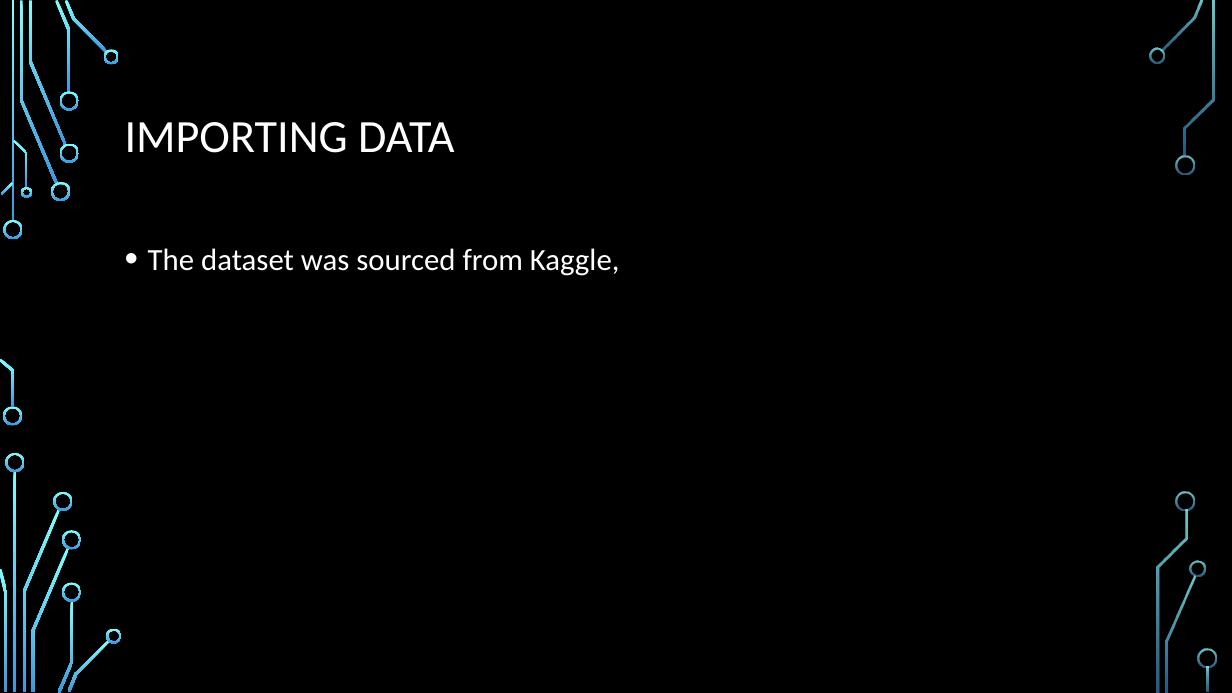
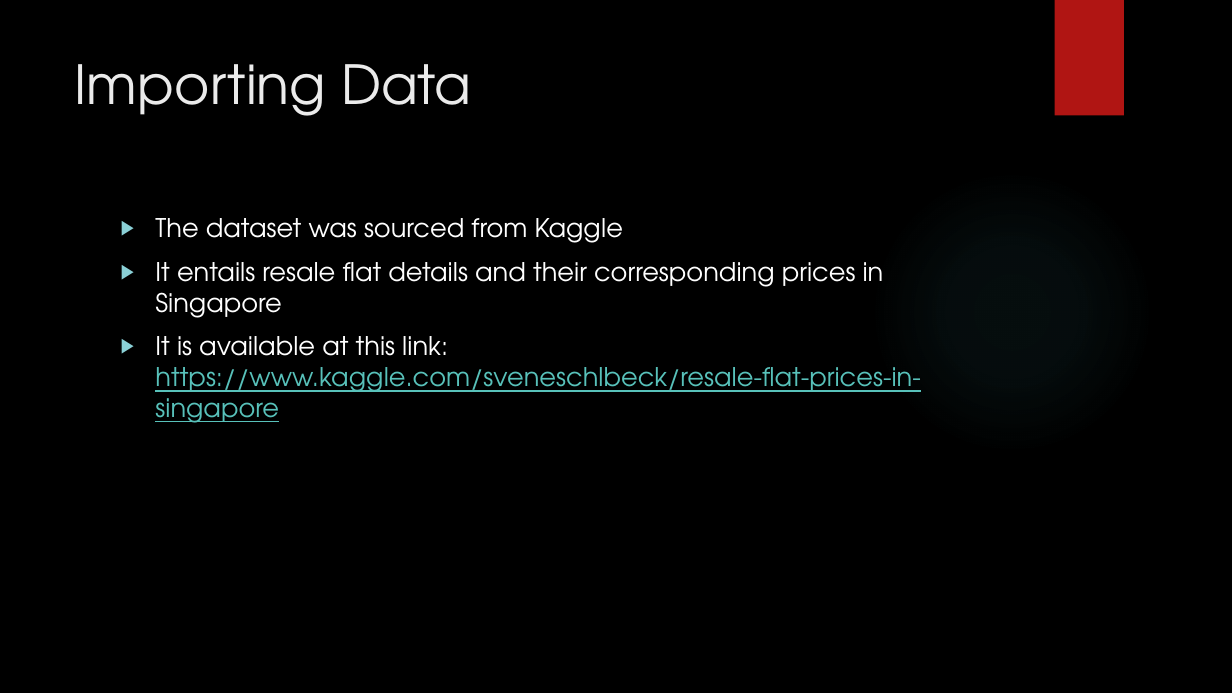
Before and after one commit to ethanolx/SG-Resale-Housing-py, a slide deck: slide 3 of doc/slides.pptx (slide 2 before the commit). Drawn at 1232x693 pixels with LibreOffice and Linux fonts; fonts in the diff are those of the drawing; background and template pictures are left out. Boxes give left, top, right and bottom in pixels: in the first picture for what was removed or moved away, otherwise in the second. Text is boxed around its words. In the diff, an @@ line names an element or a change of style, - is before the commit and + after.

```diff
--- a/doc/slides.pptx
+++ b/doc/slides.pptx
@@ rectangle added at <box>1055,0,1124,116</box>, fill #B01513 @@
@@ title "Importing Data" at <box>75,64,472,116</box>: vertical alignment middle to top @@
@@ title at <box>75,64,472,116</box>: text changed; size 36 to 42 pt; font Calibri to TeX Gyre Adventor; text colour #FFFFFF to #EBEBEB @@
-IMPORTING DATA
+Importing Data
@@ ellipse added at <box>870,169,1154,454</box>, fill gradient #50B9C1 @@
@@ text at <box>155,218,920,423</box>: text changed; size 24 to 20 pt; font Calibri to TeX Gyre Adventor @@
-• The dataset was sourced from Kaggle,
+▶ The dataset was sourced from Kaggle
+▶ It entails resale flat details and their corresponding prices in Singapore
+▶ It is available at this link: https://www.kaggle.com/sveneschlbeck/resale-flat-prices-in-singapore
@@ group removed at <box>0,0,1217,693</box>: 33 freeform shapes, 3 rectangles @@
```
Also in this commit, not shown: 1 other slide changed, 18 slides added, 5 other files.
